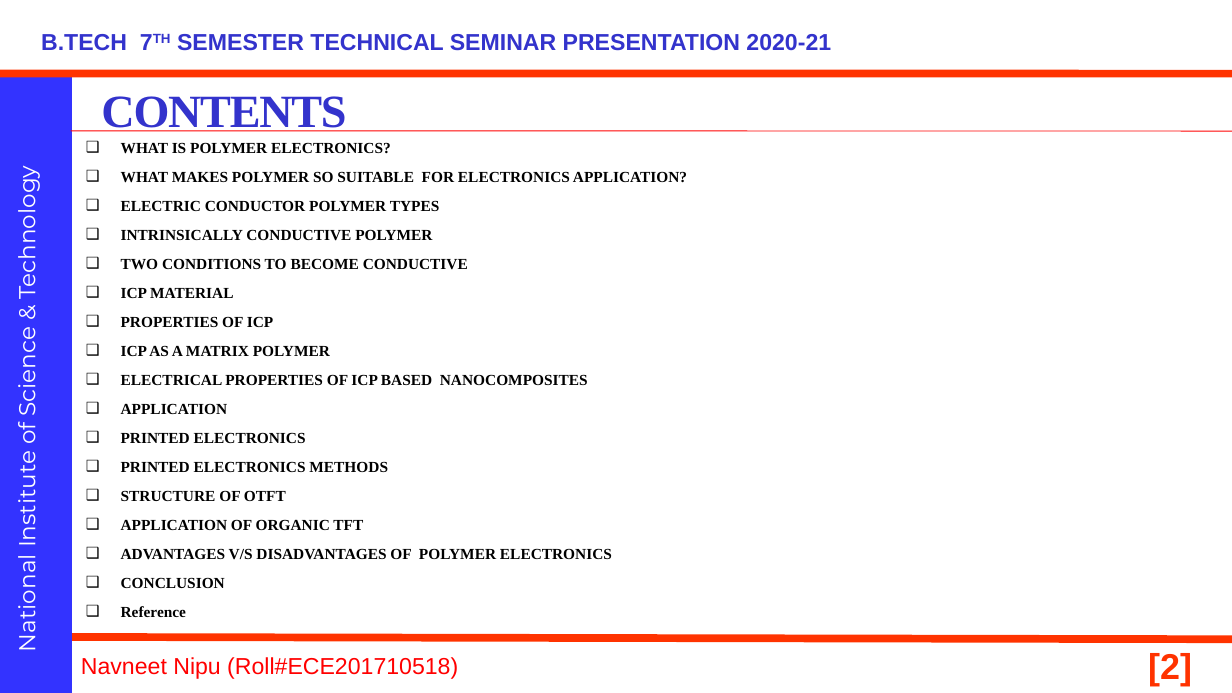
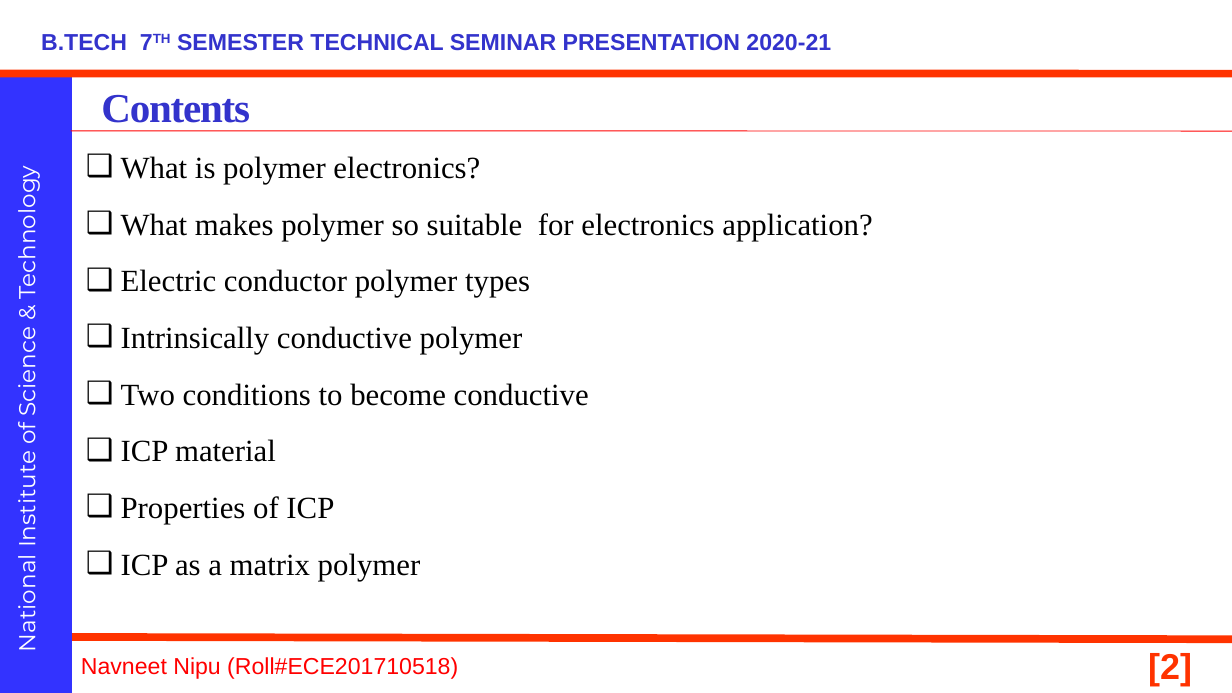
Before and after one commit to navneetnipu/BTECH_SEMINAR, a slide deck: slide 2 of seminar ppt.pptx. Drawn at 1232x693 pixels with LibreOffice and Linux fonts; fonts in the diff are those of the drawing; background and template pictures are left out. Boxes give left, top, right and bottom in pixels: in the first picture for what was removed or moved away, otherwise in the second. Text is boxed around its words. In the diff, an @@ line names an element or a change of style, - is before the commit and + after.

```diff
--- a/seminar ppt.pptx
+++ b/seminar ppt.pptx
@@ text at (101, 95, 250, 123): text changed; size 36 to 32 pt @@
-CONTENTS
+Contents
@@ text at (121, 156, 872, 581): text changed; size 12 to 24 pt; bold off @@
-❑ WHAT IS POLYMER ELECTRONICS?
-❑ WHAT MAKES POLYMER SO SUITABLE FOR ELECTRONICS APPLICATION?
-❑ ELECTRIC CONDUCTOR POLYMER TYPES
-❑ INTRINSICALLY CONDUCTIVE POLYMER
-❑ TWO CONDITIONS TO BECOME CONDUCTIVE
-❑ ICP MATERIAL
-❑ PROPERTIES OF ICP
-❑ ICP AS A MATRIX POLYMER
-❑ ELECTRICAL PROPERTIES OF ICP BASED NANOCOMPOSITES
-❑ APPLICATION
-❑ PRINTED ELECTRONICS
-❑ PRINTED ELECTRONICS METHODS
-❑ STRUCTURE OF OTFT
-❑ APPLICATION OF ORGANIC TFT
-❑ ADVANTAGES V/S DISADVANTAGES OF POLYMER ELECTRONICS
-❑ CONCLUSION
-❑ Reference
+❑ What is polymer electronics?
+❑ What makes polymer so suitable for electronics application?
+❑ Electric conductor polymer types
+❑ Intrinsically conductive polymer
+❑ Two conditions to become conductive
+❑ ICP material
+❑ Properties of ICP
+❑ ICP as a matrix polymer
```
Also in this commit, not shown: 19 other slides changed, 7 slides added, 1 slide removed, 1 other file.
